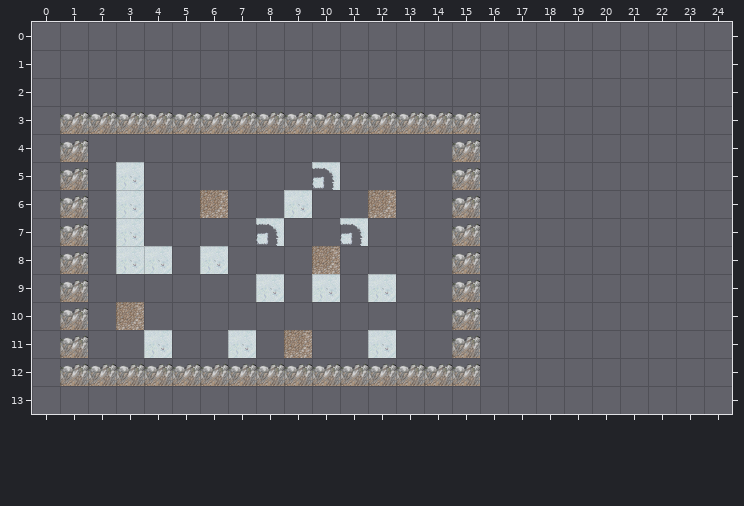
Two versions of a level (Tiled map (JSON), assets/tilemap/pengo.json). Above, as it was before the edit.
Cells are 64x64 px. Shown: x 0..24, y 0..13. The old version is drawn lined up with the new one.
The same view after the edit:
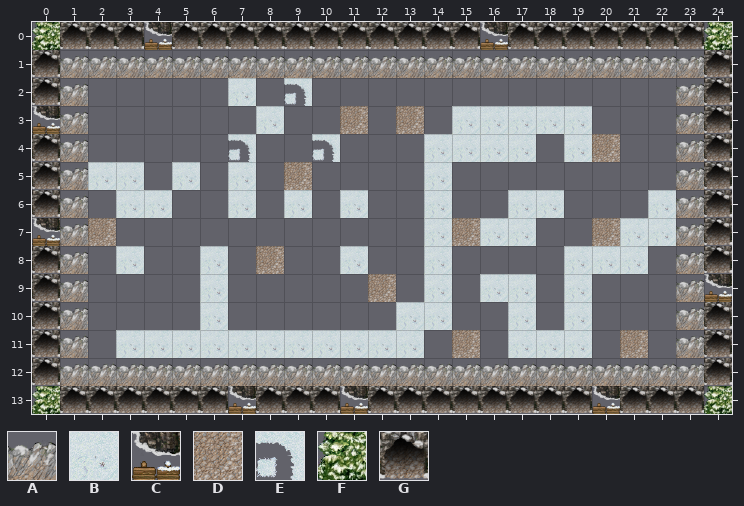
Key: from "snowWIP": A 1, B 5, C 27, D 31, E 39, F 43, G 63.
_ is an empty cell.
What changed:
map size 15x10 -> 25x14 cells (old content now starts at 1,3; both pictures use the new coordinates)
Layer "background":
y 0: x 0..24 _________________________ -> FGGGCGGGGGGGGGGGCGGGGGGGF
y 1: x 0..24 _________________________ -> GAAAAAAAAAAAAAAAAAAAAAAAG
y 2: x 0..1 __ -> GA; x 7 _ -> B; x 9 _ -> E; x 23..24 __ -> AG
y 3: x 0 _ -> C; x 2..19 AAAAAAAAAAAAAA____ -> ______B__D_D_BBBBB; x 23..24 __ -> AG
y 4: x 0 _ -> G; x 7 _ -> E; x 10 _ -> E; x 14..17 _A__ -> BBBB; x 19..20 __ -> BD; x 23..24 __ -> AG
y 5: x 0 _ -> G; x 2 _ -> B; x 5 _ -> B; x 7 _ -> B; x 9..10 _E -> D_; x 14..15 _A -> B_; x 23..24 __ -> AG
y 6: x 0 _ -> G; x 4 _ -> B; x 6..7 D_ -> _B; x 11..12 _D -> B_; x 14..15 _A -> B_; x 17..18 __ -> BB; x 22..24 ___ -> BAG
y 7: x 0 _ -> C; x 2..3 _B -> D_; x 8 E -> _; x 11 E -> _; x 14..17 _A__ -> BDBB; x 20..24 _____ -> DBBAG
y 8: x 0 _ -> G; x 4 B -> _; x 8 _ -> D; x 10..11 D_ -> _B; x 14..15 _A -> B_; x 19..21 ___ -> BBB; x 23..24 __ -> AG
y 9: x 0 _ -> G; x 6 _ -> B; x 8 B -> _; x 10 B -> _; x 12 B -> D; x 14..17 _A__ -> B_BB; x 19 _ -> B; x 23..24 __ -> AC
y 10: x 0 _ -> G; x 3 D -> _; x 6 _ -> B; x 13..15 __A -> BB_; x 17 _ -> B; x 19 _ -> B; x 23..24 __ -> AG
y 11: x 0 _ -> G; x 3 _ -> B; x 5..6 __ -> BB; x 8..11 _D__ -> BBBB; x 13 _ -> B; x 15 A -> D; x 17..19 ___ -> BBB; x 21 _ -> D; x 23..24 __ -> AG
y 12: x 0 _ -> G; x 16..24 _________ -> AAAAAAAAG
y 13: x 0..24 _________________________ -> FGGGGGGCGGGCGGGGGGGGCGGGF
Changed places in both pictures, as pixel boxes (x1, y1, x2, y2):
changed: (32, 22, 732, 414)
